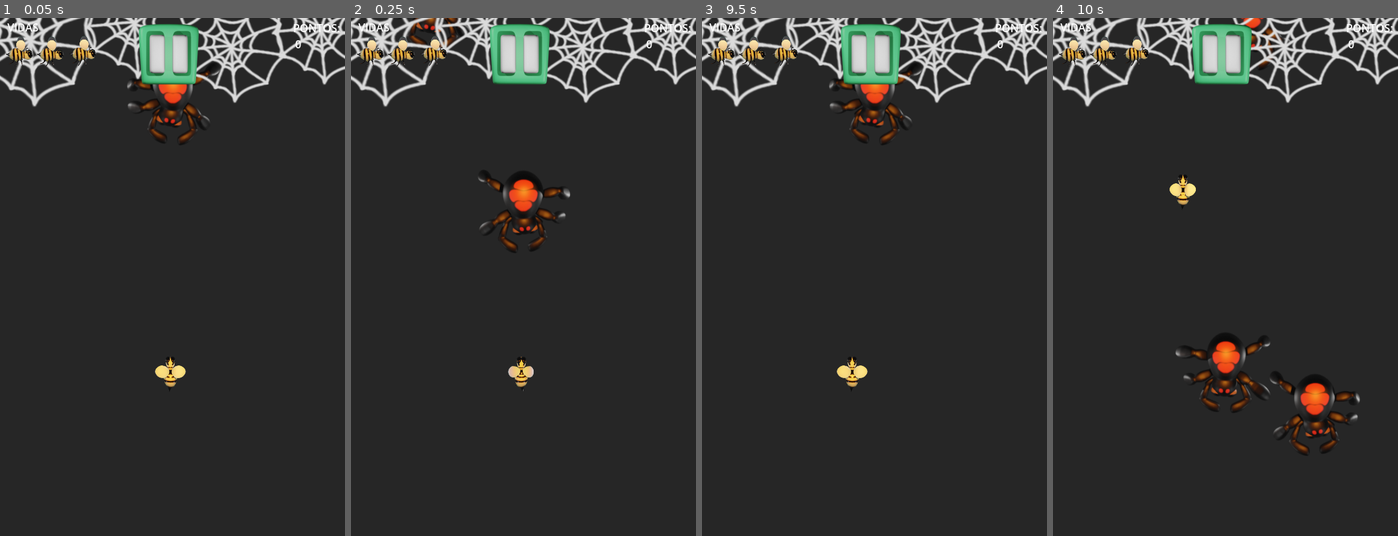
Above: before the commit, frames 1-4 (left to right).
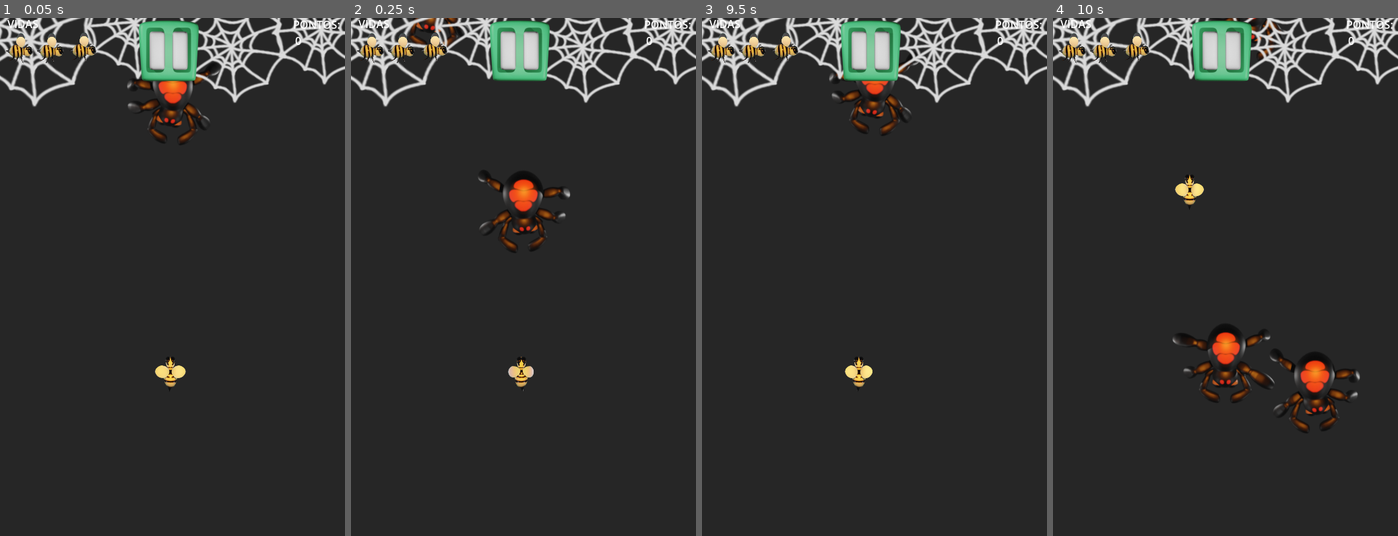
Above: after the commit, the same moments.

Repository: PedroFerreiraLopesXD/BulletRain
Game: Godot game, scene res://Scenes/tela_teste.tscn
The game is run twice, just before and just after one commit, with the same random seed, the same clock (stepped at 60 frames per second) and the same inputs.
Inputs:
- Up to frame 1 (0.05 s): no input
- Up to frame 2 (0.25 s): no input
- Up to frame 3 (9.5 s): hold Right (Right) 0.53-1.28 s; hold Down (Down) 1.28-2.03 s; hold Right (Right) 2.03-2.78 s; hold Up (Up) 2.78-3.53 s; hold Left (Left) 3.53-5.03 s; hold Down (Down) 5.03-5.78 s; hold Right (Right) 5.78-6.53 s; hold Up (Up) 6.53-7.28 s; hold Right (Right) 7.28-8.03 s; hold Down (Down) 8.03-8.78 s; hold Left (Left) from 8.78 s (still down)
- Up to frame 4 (10 s): release Left (Left) at 9.53 s; hold Up (Up) from 9.53 s (still down)

The runs differ from the first frame. In frame 1, 1.5% of the frame differs, in the area x 1-99%, y 0-13%; in frame 2, 1.5%; in frame 3, 3.0%; in frame 4, 5.6%, in the area x 1-99%, y 0-85%.

Commit message:
gamefoda

Diff:
--- a/Scenes/hud.tscn
+++ b/Scenes/hud.tscn
@@ -63,6 +63,21 @@
 scale = Vector2(0.3, 0.3)
 texture_normal = ExtResource("4_8jye8")
 
+[node name="Label_x" type="Label" parent="." unique_id=166777877]
+visible = false
+offset_left = 55.0
+offset_top = 42.0
+offset_right = 95.0
+offset_bottom = 65.0
+text = "x"
+
+[node name="vida_4" type="Label" parent="." unique_id=741927873]
+visible = false
+offset_left = 70.0
+offset_top = 42.0
+offset_right = 110.0
+offset_bottom = 65.0
+
 [connection signal="pressed" from="pause" to="." method="_on_pause_pressed"]
 [connection signal="pressed" from="play" to="." method="_on_play_pressed"]
 [connection signal="pressed" from="quit" to="." method="_on_quit_pressed"]
--- a/Scenes/player.tscn
+++ b/Scenes/player.tscn
@@ -21,8 +21,8 @@
 [ext_resource type="Texture2D" uid="uid://bgawu1cuvsr80" path="res://Assets/Assets_Bee_Game/player/0018.png" id="18_8gxox"]
 [ext_resource type="Texture2D" uid="uid://bvbtj41sfij1j" path="res://Assets/Assets_Bee_Game/player/0019.png" id="19_11gg7"]
 [ext_resource type="AudioStream" uid="uid://catm6w66v2i4e" path="res://Assets/I Got This sound effect - Meme Sound FX.mp3" id="21_olqyp"]
-[ext_resource type="AudioStream" uid="uid://d3hpkolly61ff" path="res://Assets/Jujutsu Kaisen Season 2 Soundtrack Full  Thunderclap - Yoshimasa Terui - Advi Anime XD.mp3" id="22_wpjfl"]
-[ext_resource type="AudioStream" uid="uid://dr47p7x0lqofo" path="res://Assets/Metal slug heavy machine gun (sound effect - TSM KUSH.mp3" id="23_bi64h"]
+[ext_resource type="AudioStream" uid="uid://b46jhjcxxgq17" path="res://Assets/The Long Faces - Jane! (Lyrics) - BangersOnly.mp3" id="22_bi64h"]
+[ext_resource type="AudioStream" uid="uid://xirh7y731r6s" path="res://Assets/Re Zero Return By Death Sfx - sfx channel.mp3" id="23_bi64h"]
 
 [sub_resource type="SpriteFrames" id="SpriteFrames_v0iea"]
 animations = [{
@@ -105,19 +105,23 @@
 metadata/_edit_lock_ = true
 
 [node name="CollisionShape2D" type="CollisionShape2D" parent="." unique_id=452153341]
+scale = Vector2(0.3126835, 0.48180217)
 shape = SubResource("CapsuleShape2D_fs7ks")
 debug_color = Color(1, 0, 0.24705882, 0.41960785)
-metadata/_edit_lock_ = true
 
 [node name="som_favomel" type="AudioStreamPlayer2D" parent="." unique_id=2072300963]
 stream = ExtResource("21_olqyp")
 pitch_scale = 1.4
 
 [node name="Musica" type="AudioStreamPlayer2D" parent="." unique_id=17645915]
-stream = ExtResource("22_wpjfl")
-pitch_scale = 1.2
+scale = Vector2(1, 0.23999977)
+stream = ExtResource("22_bi64h")
+pitch_scale = 0.9
 autoplay = true
 parameters/looping = true
 
 [node name="som_metralhadora" type="AudioStreamPlayer2D" parent="." unique_id=254935980]
+scale = Vector2(1, 1.1599997)
+
+[node name="deathsound" type="AudioStreamPlayer2D" parent="." unique_id=124807924]
 stream = ExtResource("23_bi64h")
--- a/Scenes/tela_teste.tscn
+++ b/Scenes/tela_teste.tscn
@@ -24,3 +24,4 @@
 
 [node name="HUD" parent="." unique_id=1382664483 instance=ExtResource("5_43gh4")]
 z_index = 4096
+position = Vector2(0, -5)
--- a/Scipts/favo_mel.gd
+++ b/Scipts/favo_mel.gd
@@ -11,4 +11,5 @@
 	if body.name == "Player":
 		body.som_favomel()
 		Global.pontuar(1)
+		Global.player_vidas += 1
 		queue_free()
--- a/Scipts/hud.gd
+++ b/Scipts/hud.gd
@@ -1,4 +1,26 @@
 extends Node2D
+
+func _process(delta: float) -> void:
+	$pontos_valor.text = str(Global.pontos)
+	$vida_4.text = str(Global.player_vidas)
+
+	if Global.player_vidas >= 4:
+		$vida_02.visible = false
+		$vida_03.visible = false
+		$Label_x.visible = true
+		$vida_4.visible = true
+
+	else:
+		$vida_02.visible = true
+		$vida_03.visible = true
+		$Label_x.visible = false
+		$vida_4.visible = false
+		if Global.player_vidas <= 2:
+			$vida_03.visible = false
+		if Global.player_vidas <= 1:
+			$vida_02.visible = false
+		if Global.player_vidas <= 0:
+			$vida_01.visible = false
 
 func _on_pause_pressed() -> void:
 	get_tree().paused = true
--- a/project.godot
+++ b/project.godot
@@ -32,21 +32,25 @@
 Up={
 "deadzone": 0.2,
 "events": [Object(InputEventKey,"resource_local_to_scene":false,"resource_name":"","device":-1,"window_id":0,"alt_press …(195 unchanged characters)…
+, Object(InputEventKey,"resource_local_to_scene":false,"resource_name":"","device":-1,"window_id":0,"alt_pressed":false,"shift_pressed":false,"ctrl_pressed":false,"meta_pressed":false,"pressed":false,"keycode":0,"physical_keycode":87,"key_label":0,"unicode":119,"location":0,"echo":false,"script":null)
 ]
 }
 Down={
 "deadzone": 0.2,
 "events": [Object(InputEventKey,"resource_local_to_scene":false,"resource_name":"","device":-1,"window_id":0,"alt_press …(195 unchanged characters)…
+, Object(InputEventKey,"resource_local_to_scene":false,"resource_name":"","device":-1,"window_id":0,"alt_pressed":false,"shift_pressed":false,"ctrl_pressed":false,"meta_pressed":false,"pressed":false,"keycode":0,"physical_keycode":83,"key_label":0,"unicode":115,"location":0,"echo":false,"script":null)
 ]
 }
 Left={
 "deadzone": 0.2,
 "events": [Object(InputEventKey,"resource_local_to_scene":false,"resource_name":"","device":-1,"window_id":0,"alt_press …(195 unchanged characters)…
+, Object(InputEventKey,"resource_local_to_scene":false,"resource_name":"","device":-1,"window_id":0,"alt_pressed":false,"shift_pressed":false,"ctrl_pressed":false,"meta_pressed":false,"pressed":false,"keycode":0,"physical_keycode":65,"key_label":0,"unicode":97,"location":0,"echo":false,"script":null)
 ]
 }
 Right={
 "deadzone": 0.2,
 "events": [Object(InputEventKey,"resource_local_to_scene":false,"resource_name":"","device":-1,"window_id":0,"alt_press …(195 unchanged characters)…
+, Object(InputEventKey,"resource_local_to_scene":false,"resource_name":"","device":-1,"window_id":0,"alt_pressed":false,"shift_pressed":false,"ctrl_pressed":false,"meta_pressed":false,"pressed":false,"keycode":0,"physical_keycode":68,"key_label":0,"unicode":100,"location":0,"echo":false,"script":null)
 ]
 }
 
Not shown, added: Assets/Clarion - Hello Juliet - Doskalibur.mp3.import
Not shown, added: Assets/Re Zero Return By Death Sfx - sfx channel.mp3.import
Not shown, added: Assets/SINAMOTO - YOUNG GIRL A (SLOWED + REVERB) GOHAN FUTURO EDIT - Zeta Z.mp3.import
Not shown, added: Assets/The Long Faces - Jane! (Lyrics) - BangersOnly.mp3.import
Not shown, added: Assets/YOU'LL NEVER SEE IT COMING Roblox I Wanna Test The Game - The Pickle Man.mp3.import
Not shown, added: Assets/Clarion - Hello Juliet - Doskalibur.mp3
Not shown, added: Assets/Re Zero Return By Death Sfx - sfx channel.mp3
Not shown, added: Assets/SINAMOTO - YOUNG GIRL A (SLOWED + REVERB) GOHAN FUTURO EDIT - Zeta Z.mp3
Not shown, added: Assets/The Long Faces - Jane! (Lyrics) - BangersOnly.mp3
Not shown, added: Assets/YOU'LL NEVER SEE IT COMING Roblox I Wanna Test The Game - The Pickle Man.mp3
